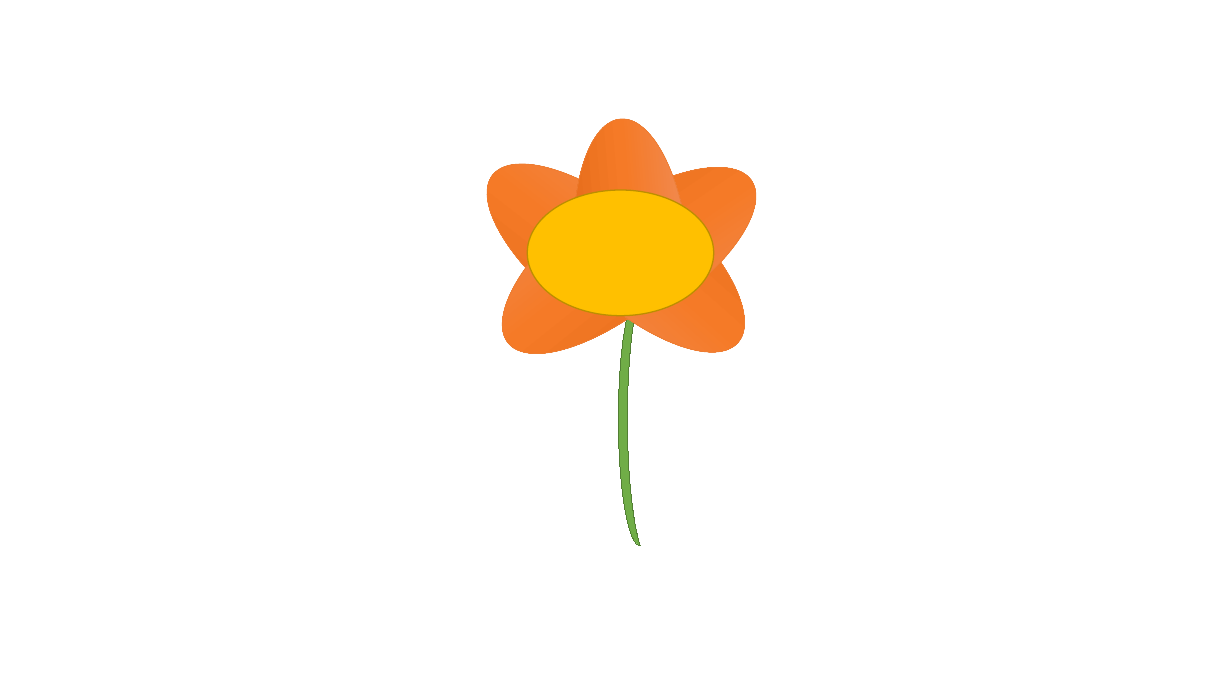
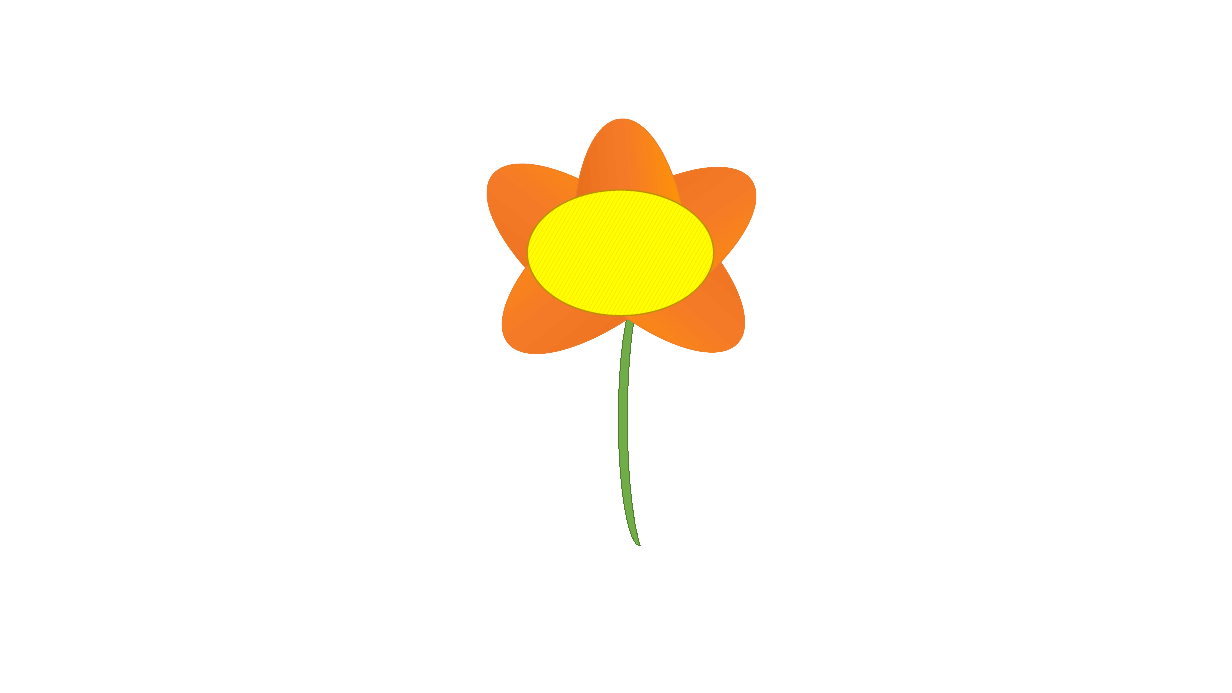
Before and after one commit to ramias/Lab3, a slide deck: slide 1 of Presentation1.pptx. Drawn at 1232x693 pixels with LibreOffice and Linux fonts; fonts in the diff are those of the drawing. Boxes give left, top, right and bottom in pixels: in the first picture for what was removed or moved away, otherwise in the second. Text is boxed around its words. In the diff, an @@ line names an element or a change of style, - is before the commit and + after.

```diff
--- a/Presentation1.pptx
+++ b/Presentation1.pptx
@@ fill gradient #F18C57 to #F67B28 to #E56C19 to gradient #FF9900 to #F67B28 to #E56C19 in 5 elements at [457,129,641,308], [472,208,655,388], [593,205,776,386], [601,133,784,308], [563,114,690,265] @@
@@ ellipse at [528,190,714,316]: fill #FFC000 to pattern #FFC000 on #FFFF00 @@
```
Also in this commit, not shown: 10 other slides changed.
